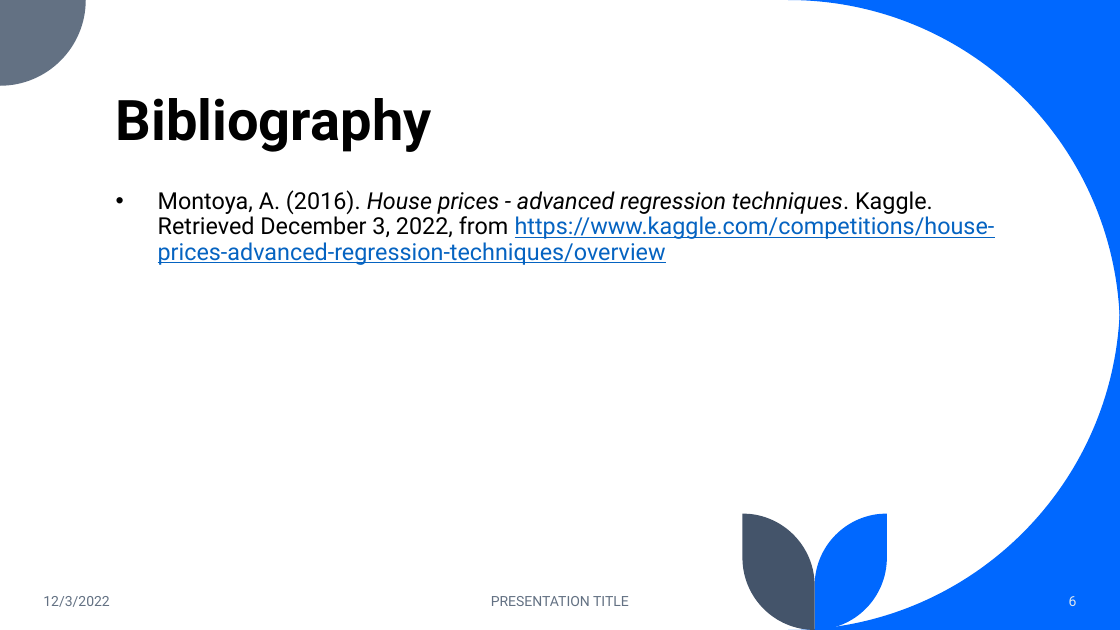
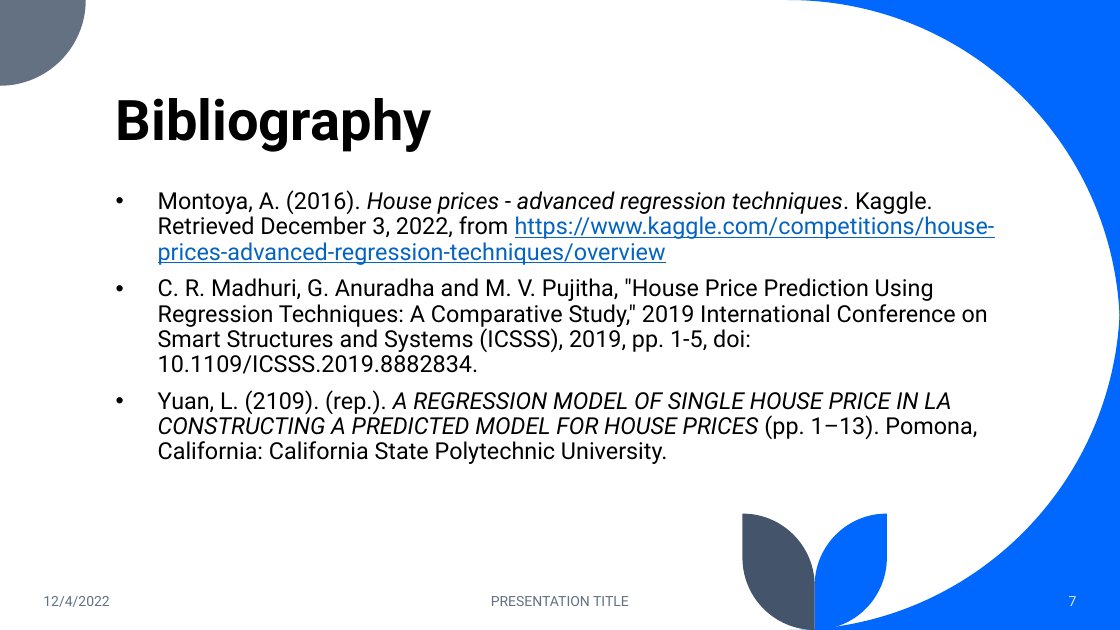
Before and after one commit to KhoaaaBui/HousePricePredictor, a slide deck: slide 7 of Housing Prices – Multivariable Regression.pptx (slide 6 before the commit). Drawn at 1120x630 pixels with LibreOffice and Linux fonts; fonts in the diff are those of the drawing. Boxes give left, top, right and bottom in pixels: in the first picture for what was removed or moved away, otherwise in the second. Text is boxed around its words. In the diff, an @@ line names an element or a change of style, - is before the commit and + after.

Commit message:
updated ppt

```diff
--- a/Housing Prices – Multivariable Regression.pptx
+++ b/Housing Prices – Multivariable Regression.pptx
@@ text at (158,278,988,464): paragraphs added @@
+• C. R. Madhuri, G. Anuradha and M. V. Pujitha, "House Price Prediction Using Regression Techniques: A Comparative Study," 2019 International Conference on Smart Structures and Systems (ICSSS), 2019, pp. 1-5, doi: 10.1109/ICSSS.2019.8882834.
+• Yuan, L. (2109). (rep.). A REGRESSION MODEL OF SINGLE HOUSE PRICE IN LA CONSTRUCTING A PREDICTED MODEL FOR HOUSE PRICES (pp. 1–13). Pomona, California: California State Polytechnic University.
@@ text at (43,596,110,607): text changed @@
-12/3/2022
+12/4/2022
@@ page number at (1069,596,1077,606): text changed @@
-6
+7
```
Also in this commit, not shown: 4 other slides changed, 1 slide added, 1 other file.
